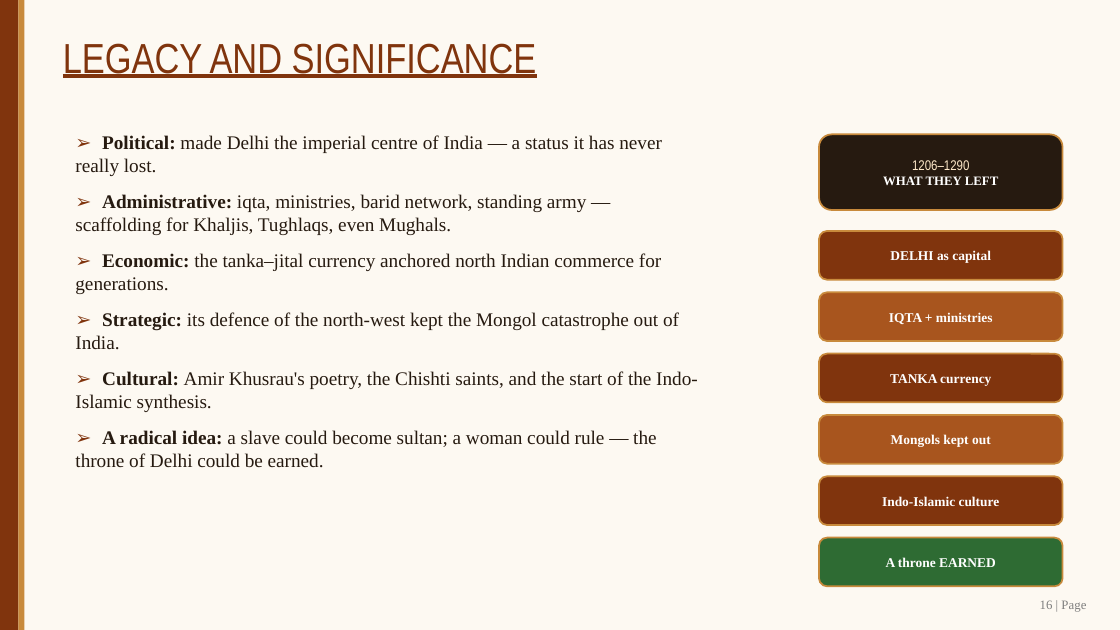
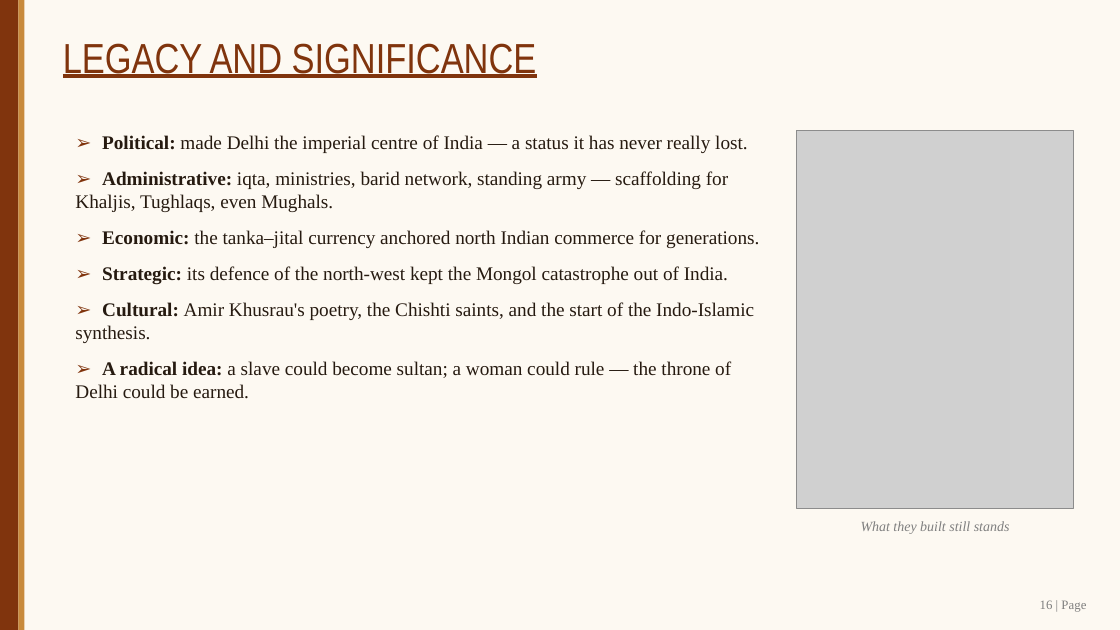
Before and after one commit to SangamSitapuri07/SIH, a slide deck: slide 16 of assignment/Slave_Dynasty_Mamluk_Presentation.pptx. Drawn at 1120x630 pixels with LibreOffice and Linux fonts; fonts in the diff are those of the drawing; grey boxes stand for pictures. Boxes give left, top, right and bottom in pixels: in the first picture for what was removed or moved away, otherwise in the second. Text is boxed around its words. In the diff, an @@ line names an element or a change of style, - is before the commit and + after.

Commit message:
PPT v5: cinematic story-scene illustrations with Ken Burns video-style motion

```diff
--- a/assignment/Slave_Dynasty_Mamluk_Presentation.pptx
+++ b/assignment/Slave_Dynasty_Mamluk_Presentation.pptx
@@ text "➢ Political: made Delhi the ..." rewrapped from (75, 135, 698, 467) to (75, 135, 759, 399) @@
@@ picture added at (797, 130, 1074, 508) @@
@@ rounded rectangle removed at (819, 231, 1063, 280) @@
-DELHI as capital
@@ rounded rectangle removed at (819, 292, 1063, 341) @@
-IQTA + ministries
@@ rounded rectangle removed at (819, 354, 1063, 402) @@
-TANKA currency
@@ rounded rectangle removed at (819, 415, 1063, 464) @@
-Mongols kept out
@@ rounded rectangle removed at (819, 476, 1063, 525) @@
-Indo-Islamic culture
@@ text "What they built still stands": place and size @@
-text "What they built still stands" at (819, 134, 1063, 210)
+text "What they built still stands" at (861, 521, 1010, 534)
@@ text "What they built still stands" at (861, 521, 1010, 534): vertical alignment middle to top; fill #261A10 to none; outline #C88A3C 1.5 pt to none @@
@@ rounded rectangle removed at (819, 538, 1063, 586) @@
-A throne EARNED
@@ text at (861, 521, 1010, 534): text changed; size 11 to 12 pt; text colour #FFFFFF to #7F7F7F; bold off; italic on @@
-1206–1290
-WHAT THEY LEFT
+What they built still stands
```
Also in this commit, not shown: 11 other slides changed, 10 other files.
